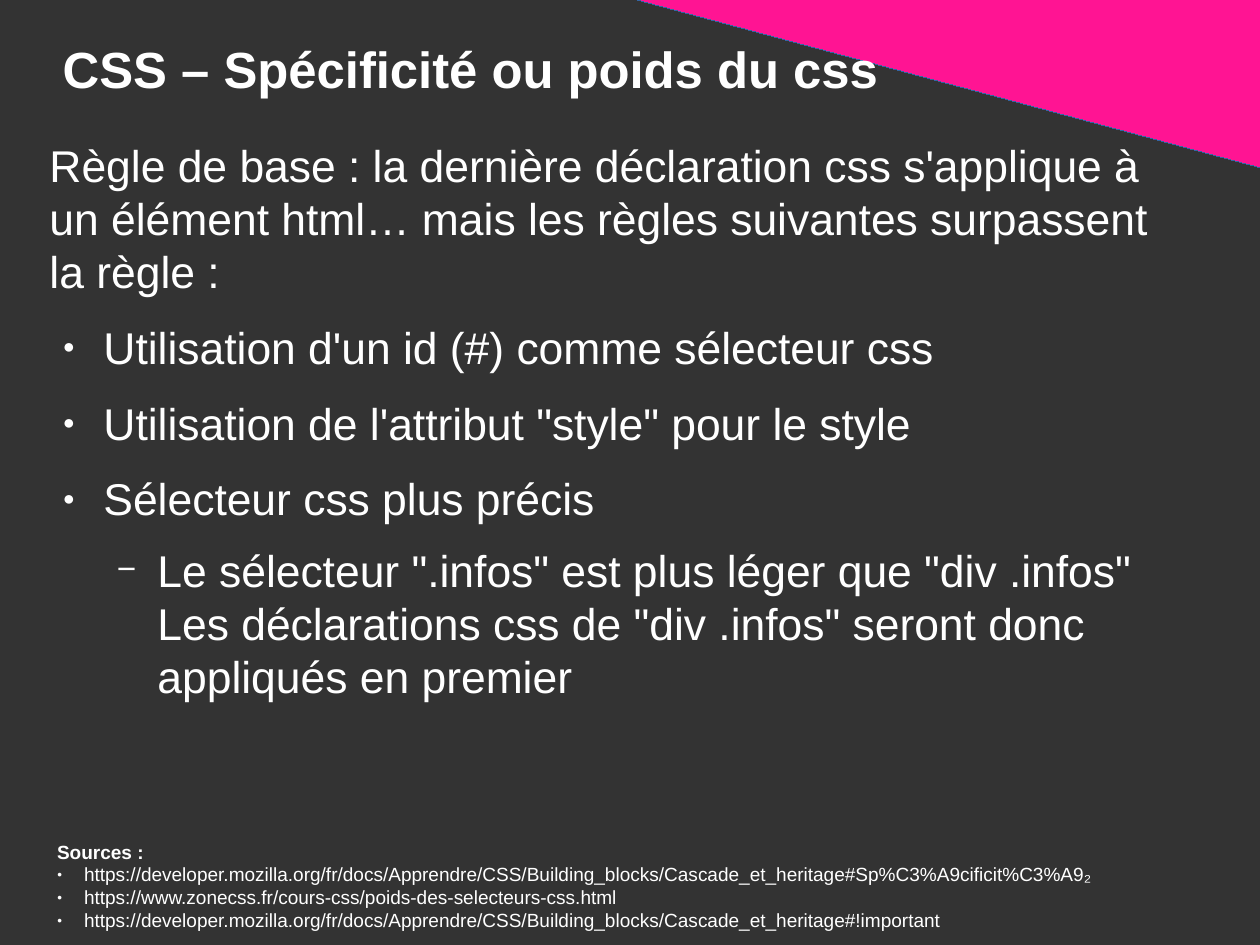
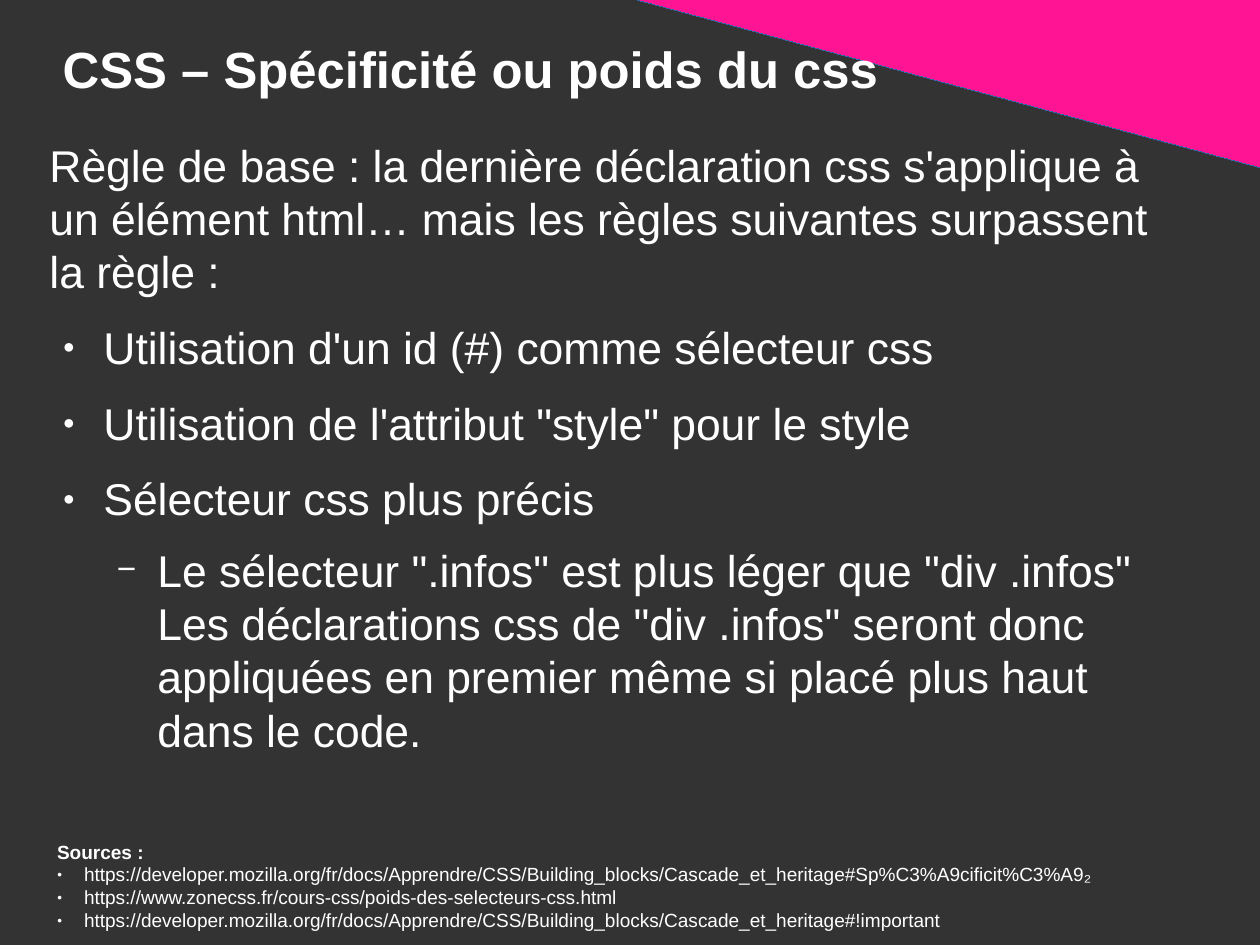
Before and after one commit to DanYellow/presentations, a slide deck: slide 32 of mmi/html/travaux-pratiques/numero-2/presentation.odp. Drawn at 1260x945 pixels with LibreOffice and Linux fonts; fonts in the diff are those of the drawing. Boxes give left, top, right and bottom in pixels: in the first picture for what was removed or moved away, otherwise in the second. Text is boxed around its words. In the diff, an @@ line names an element or a change of style, - is before the commit and + after.

```diff
--- a/mmi/html/travaux-pratiques/numero-2/presentation.odp
+++ b/mmi/html/travaux-pratiques/numero-2/presentation.odp
@@ text at (157,554,1131,748): text changed @@
-  − Le sélecteur ".infos" est plus léger que "div .infos"
-    Les déclarations css de "div .infos" seront donc appliqués en premier
+  − Le sélecteur ".infos" est plus léger que "div .infos"
+    Les déclarations css de "div .infos" seront donc appliquées en premier même si placé plus haut dans le code.
```
Also in this commit, not shown: 5 other slides changed, 1 slide added, 18 other files.
